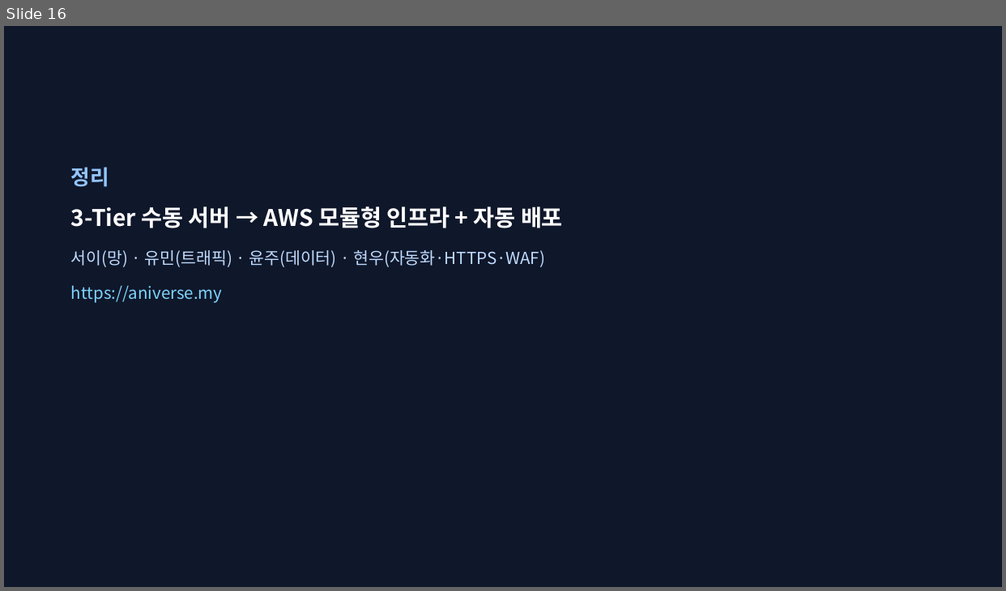
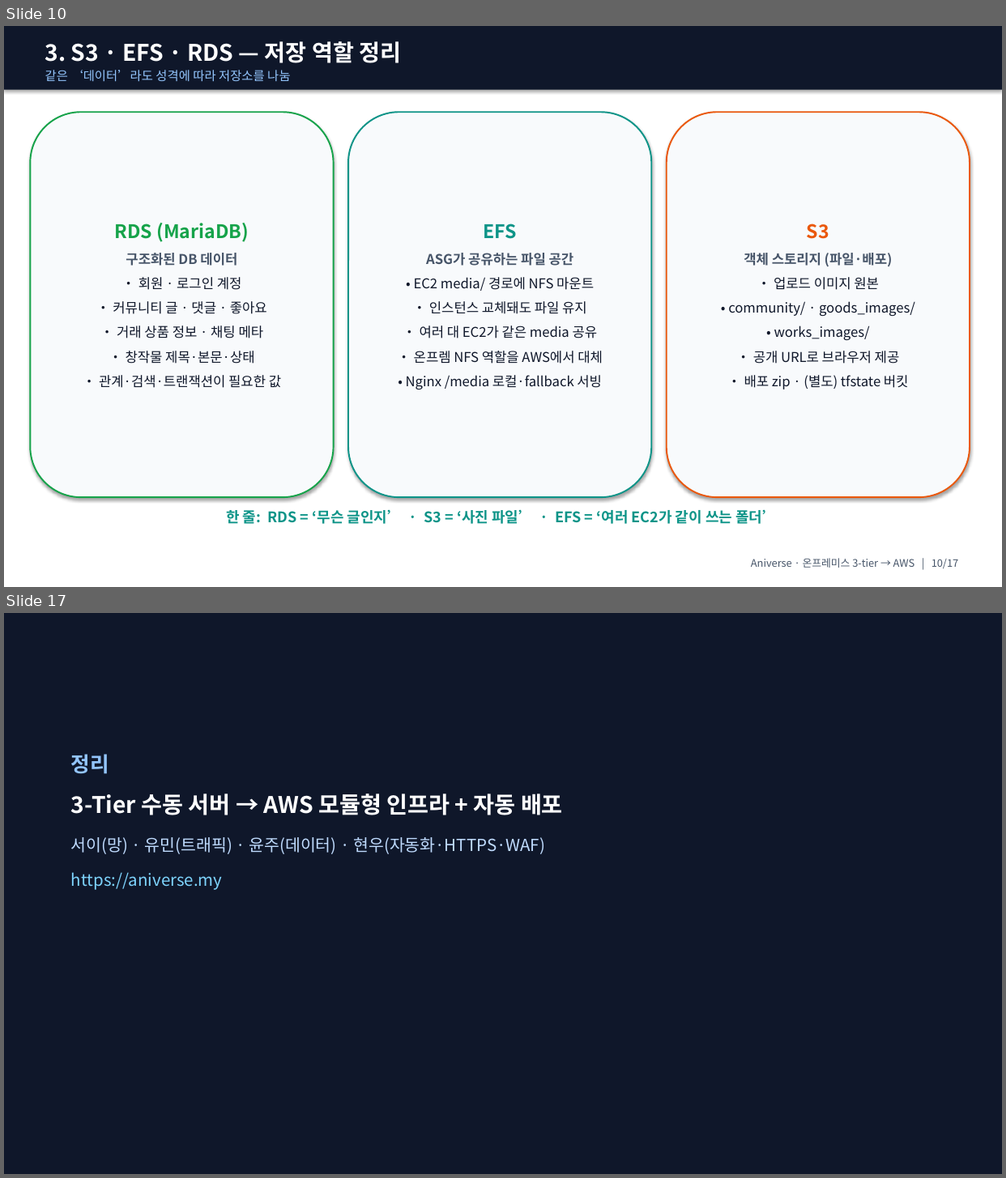
Before and after one commit to ho0215/anime-project-infra, a slide deck: docs/presentation/ppt/Aniverse_발표_강사용.pptx. Shown one above the other, each under a label of ours: slide 16 before the commit, slides 10 and 17 after it; the slides between them are not shown. The pictures are 1006x591 and 1006x1178 pixels, drawn with LibreOffice and Linux fonts; fonts in the diff are those of the drawing. Boxes give left, top, right and bottom in pixels: in the first picture for what was removed or moved away, otherwise in the second. Text is boxed around its words. In the diff, an @@ line names an element or a change of style, - is before the commit and + after.

```diff
--- a/docs/presentation/ppt/Aniverse_발표_강사용.pptx
+++ b/docs/presentation/ppt/Aniverse_발표_강사용.pptx
@@ slide 10 added at [4,26,1002,587], background #FFFFFF @@
@@ rectangle added at [4,26,1002,90], fill #0F172A @@
@@ text added at [45,41,401,82], 12 pt, text #93C5FD @@
+3. S3 · EFS · RDS — 저장 역할 정리
+같은 ‘데이터’라도 성격에 따라 저장소를 나눔
@@ rounded rectangle added at [30,112,334,497], fill #F8FAFC, outline #16A34A 1.5 pt, 13 pt, text #0F172A @@
+RDS (MariaDB)
+구조화된 DB 데이터
+• 회원 · 로그인 계정
+• 커뮤니티 글 · 댓글 · 좋아요
+• 거래 상품 정보 · 채팅 메타
+• 창작물 제목·본문·상태
+• 관계·검색·트랜잭션이 필요한 값
@@ rounded rectangle added at [348,112,651,497], fill #F8FAFC, outline #0D9488 1.5 pt, 13 pt, text #0F172A @@
+EFS
+ASG가 공유하는 파일 공간
+• EC2 media/ 경로에 NFS 마운트
+• 인스턴스 교체돼도 파일 유지
+• 여러 대 EC2가 같은 media 공유
+• 온프렘 NFS 역할을 AWS에서 대체
+• Nginx /media 로컬·fallback 서빙
@@ rounded rectangle added at [667,112,970,497], fill #F8FAFC, outline #EA580C 1.5 pt, 13 pt, text #0F172A @@
+S3
+객체 스토리지 (파일·배포)
+• 업로드 이미지 원본
+• community/ · goods_images/
+• works_images/
+• 공개 URL로 브라우저 제공
+• 배포 zip · (별도) tfstate 버킷
@@ text added at [226,510,777,524], 14 pt, text #0D9488, bold @@
+한 줄: RDS = ‘무슨 글인지’ · S3 = ‘사진 파일’ · EFS = ‘여러 EC2가 같이 쓰는 폴더’
@@ text added at [751,558,958,570], 10 pt, text #475569 @@
+Aniverse · 온프레미스 3-tier → AWS | 10/17
@@ what was slide 16 is now slide 17 @@
```
Also in this commit, not shown: 14 slides changed, 3 other files.
